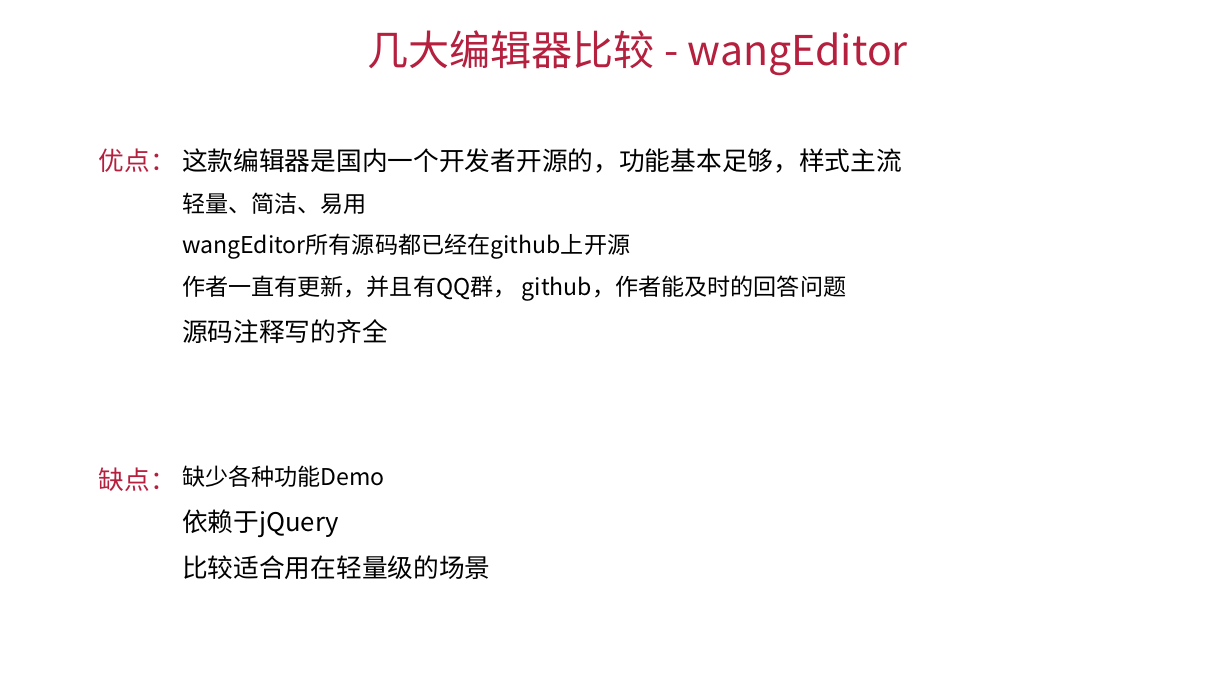
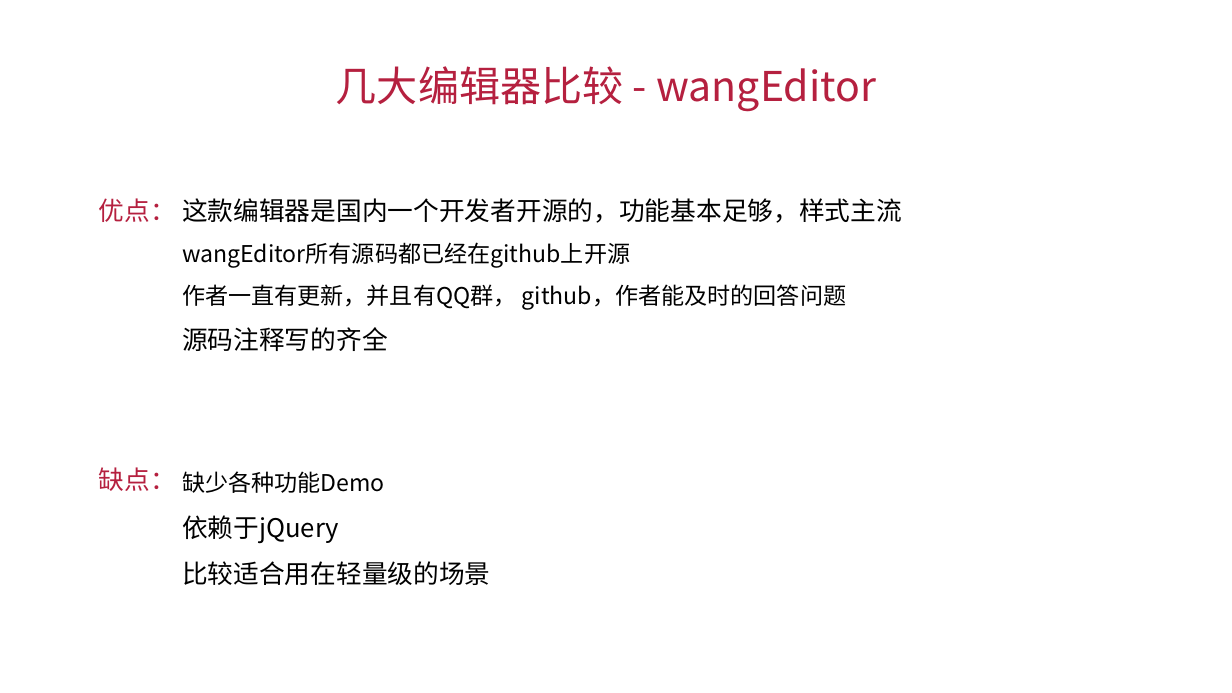
Before and after one commit to LINZJAI/editor-demo, a slide deck: slide 15 of 富文本编辑器初探(1)/富文本编辑器初探(1).pptx. Drawn at 1232x693 pixels with LibreOffice and Linux fonts; fonts in the diff are those of the drawing. Boxes give left, top, right and bottom in pixels: in the first picture for what was removed or moved away, otherwise in the second. Text is boxed around its words. In the diff, an @@ line names an element or a change of style, - is before the commit and + after.

```diff
--- a/富文本编辑器初探(1)/富文本编辑器初探(1).pptx
+++ b/富文本编辑器初探(1)/富文本编辑器初探(1).pptx
@@ text "几大编辑器比较 - wangEditor" moved from (x1=367, y1=30, x2=908, y2=76) to (x1=336, y1=66, x2=876, y2=112) @@
@@ text "优点：" moved from (x1=99, y1=148, x2=176, y2=172) to (x1=99, y1=198, x2=176, y2=222) @@
@@ text "这款编辑器是国内一个开发者开源的，功能基本足够，样式主流" moved from (x1=182, y1=148, x2=902, y2=343) to (x1=182, y1=198, x2=902, y2=351) @@
@@ text at (x1=182, y1=192, x2=367, y2=214): paragraph removed @@
-轻量、简洁、易用
@@ text "缺少各种功能Demo" moved from (x1=182, y1=465, x2=491, y2=579) to (x1=182, y1=471, x2=491, y2=585) @@
```
Also in this commit, not shown: 16 other slides changed, 1 slide added, 2 other files.
